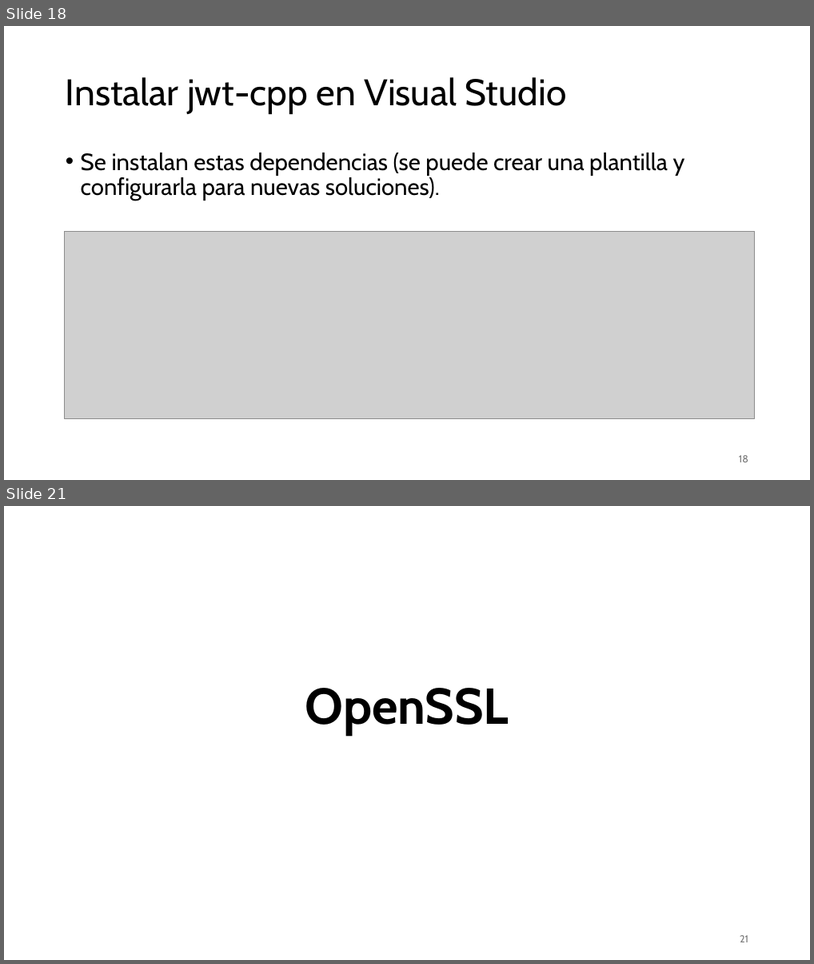
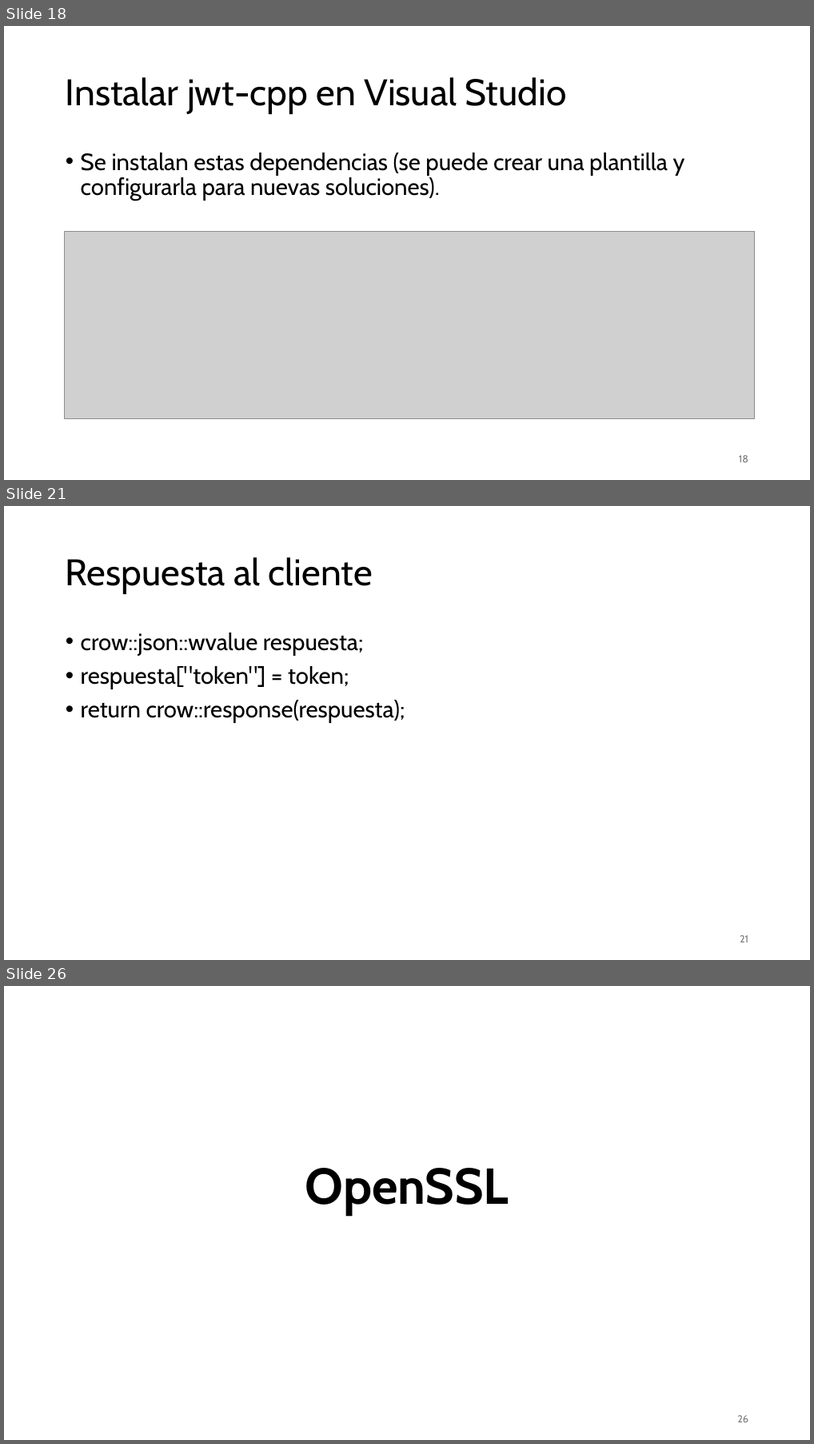
Before and after one commit to aldebarran22/CURSO_CPP_SERVICIOS_30H, a slide deck: doc/6_Seguridad_servicios_web_cpp.pptx. Shown one above the other, each under a label of ours: slides 18 and 21 before the commit, slides 18, 21 and 26 after it; the slides between them are not shown. The pictures are 814x964 and 814x1444 pixels, drawn with LibreOffice and Linux fonts; fonts in the diff are those of the drawing; grey boxes stand for pictures. Boxes give left, top, right and bottom in pixels: in the first picture for what was removed or moved away, otherwise in the second. Text is boxed around its words. In the diff, an @@ line names an element or a change of style, - is before the commit and + after.

```diff
--- a/doc/6_Seguridad_servicios_web_cpp.pptx
+++ b/doc/6_Seguridad_servicios_web_cpp.pptx
@@ slide 21 added at box(4, 506, 810, 960), background #FFFFFF @@
@@ title added at box(66, 557, 373, 594), 44 pt, text #000000 @@
+Respuesta al cliente
@@ text added at box(81, 632, 406, 723), 28 pt, text #000000 @@
+• crow::json::wvalue respuesta;
+• respuesta["token"] = token;
+• return crow::response(respuesta);
@@ page number added at box(740, 935, 749, 942), 12 pt, text #797979 @@
+21
@@ what was slide 21 is now slide 26 @@
@@ page number at box(738, 1415, 749, 1422): text changed @@
-21
+26
```
Also in this commit, not shown: 3 slides changed, 4 other slides added, 1 other file.
